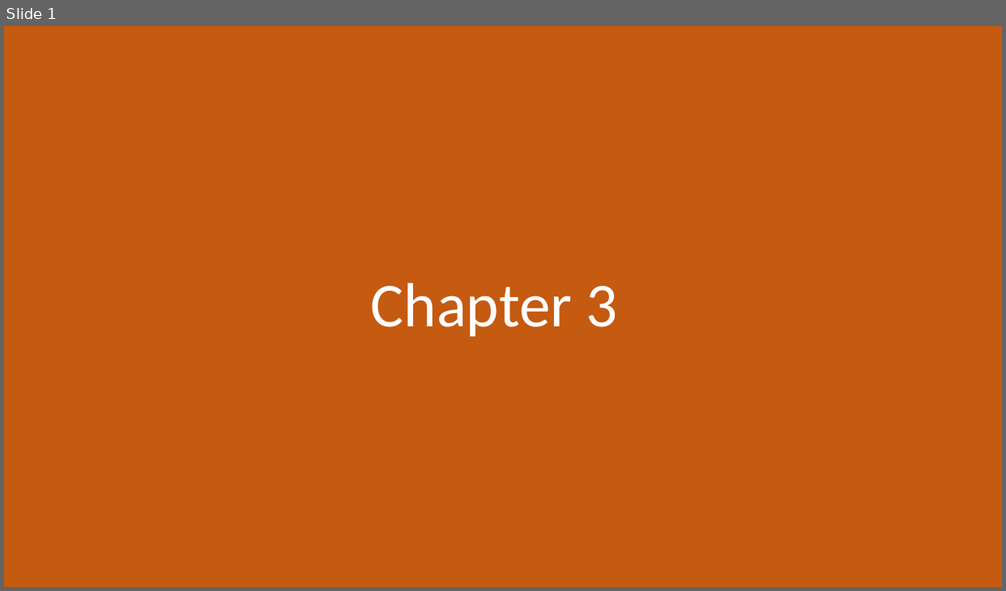
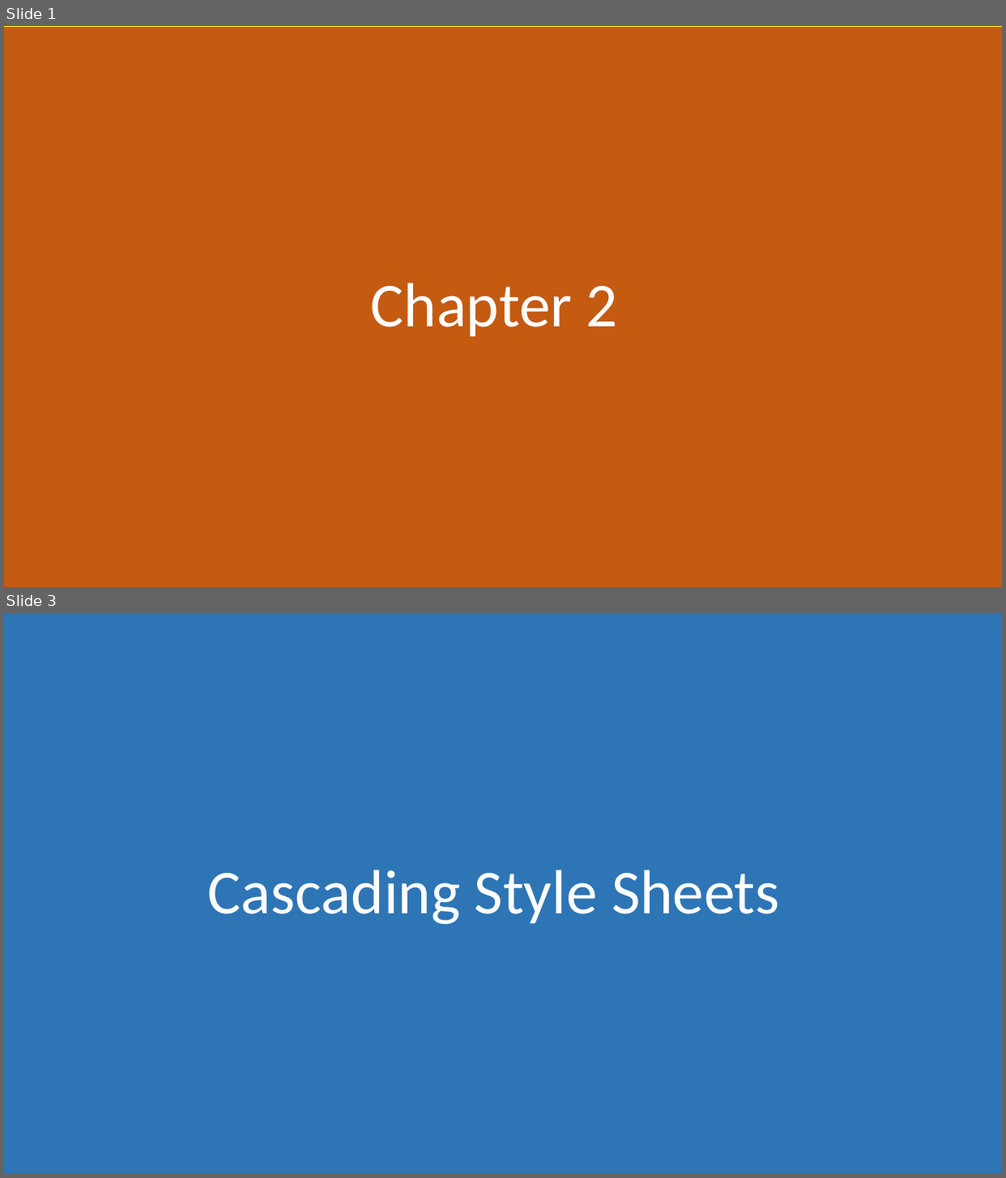
Before and after one commit to morkkis/PWD, a slide deck: presentations/chapter-2/Practical Web Dev.pptx. Shown one above the other, each under a label of ours: slide 1 before the commit, slides 1 and 3 after it; the slides between them are not shown. The pictures are 1006x591 and 1006x1178 pixels, drawn with LibreOffice and Linux fonts; fonts in the diff are those of the drawing. Boxes give left, top, right and bottom in pixels: in the first picture for what was removed or moved away, otherwise in the second. Text is boxed around its words. In the diff, an @@ line names an element or a change of style, - is before the commit and + after.

Commit message:
replace steps - css chapter with js chapter

```diff
--- a/presentations/chapter-2/Practical Web Dev.pptx
+++ b/presentations/chapter-2/Practical Web Dev.pptx
@@ slide 3 added at (4,613,1002,1174), background #FFFFFF @@
@@ rectangle added at (4,613,1002,1174), fill #2E75B6 @@
@@ title added at (208,870,780,925), 60 pt, text #FFFFFF @@
+Cascading Style Sheets
@@ slide 1 changed as well @@
@@ rectangle at (4,26,1002,587): outline none to #FFFF00 0.5 pt @@
@@ title at (371,283,618,337): text changed @@
-Chapter 3
+Chapter 2
```
Also in this commit, not shown: 2 other slides changed, 16 other slides added, 27 slides removed, 7 other files.
